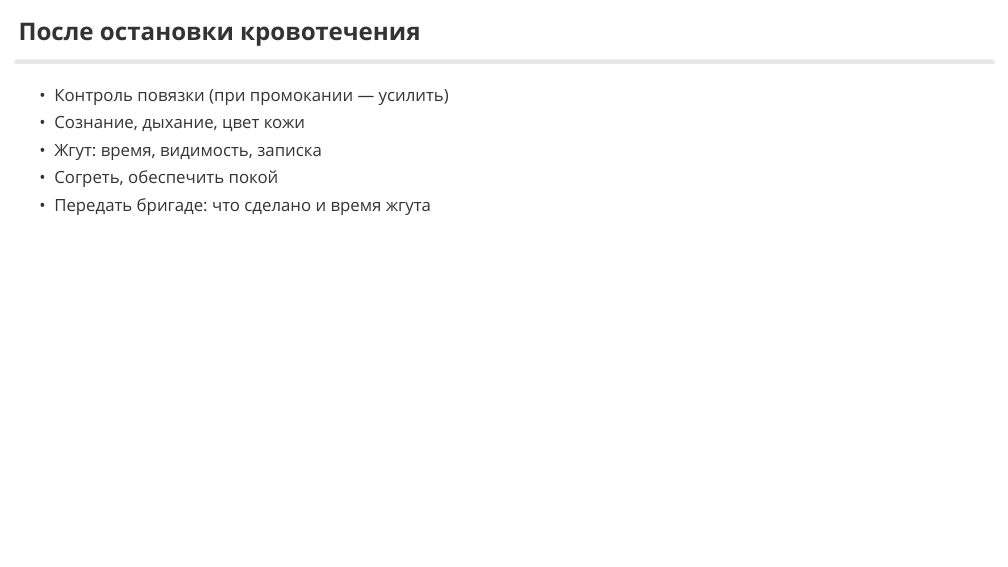
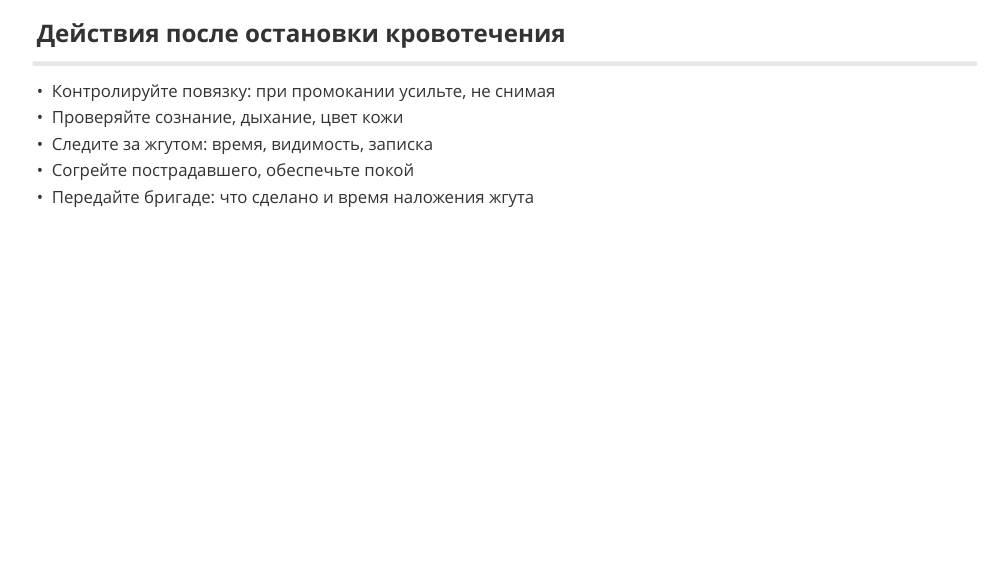
Before and after one commit to lysakalenushka-hash/-, a slide deck: slide 11 of tema2_bleeding/Последовательность_остановки_кровотечения.pptx. Drawn at 1008x567 pixels with LibreOffice and Linux fonts; fonts in the diff are those of the drawing. Boxes give left, top, right and bottom in pixels: in the first picture for what was removed or moved away, otherwise in the second. Text is boxed around its words. In the diff, an @@ line names an element or a change of style, - is before the commit and + after.

```diff
--- a/tema2_bleeding/Последовательность_остановки_кровотечения.pptx
+++ b/tema2_bleeding/Последовательность_остановки_кровотечения.pptx
@@ text at [37, 23, 565, 48]: text changed @@
-После остановки кровотечения
+Действия после остановки кровотечения
@@ rectangle: place and size @@
-rectangle at [15, 60, 993, 61]
+rectangle at [33, 62, 975, 63]
@@ text at [52, 84, 555, 207]: text changed @@
-• Контроль повязки (при промокании — усилить)
-• Сознание, дыхание, цвет кожи
-• Жгут: время, видимость, записка
-• Согреть, обеспечить покой
-• Передать бригаде: что сделано и время жгута
+• Контролируйте повязку: при промокании усильте, не снимая
+• Проверяйте сознание, дыхание, цвет кожи
+• Следите за жгутом: время, видимость, записка
+• Согрейте пострадавшего, обеспечьте покой
+• Передайте бригаде: что сделано и время наложения жгута
```
Also in this commit, not shown: 7 other slides changed, 6 slides added, 6 slides removed, 7 other files.
